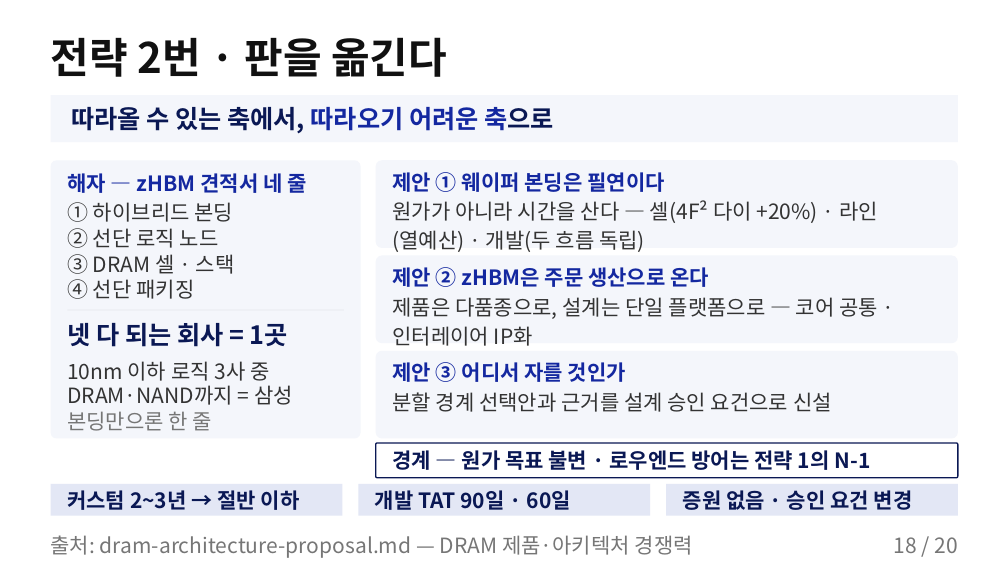
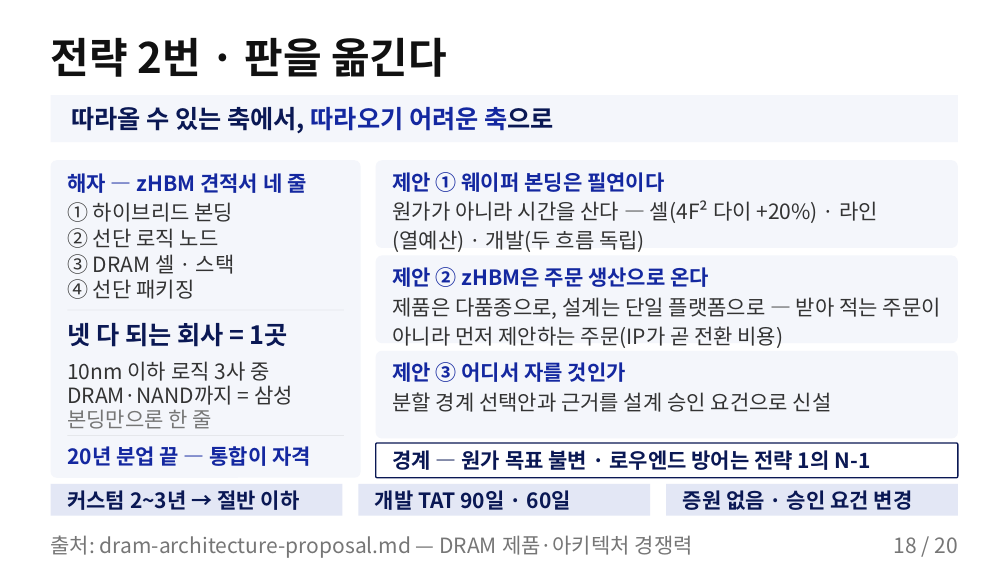
Before and after one commit to k31001/action-learning, a slide deck: slide 18 of outputs/presentation/storyline-common-overview.pptx. Drawn at 1008x567 pixels with LibreOffice and Linux fonts; fonts in the diff are those of the drawing. Boxes give left, top, right and bottom in pixels: in the first picture for what was removed or moved away, otherwise in the second. Text is boxed around its words. In the diff, an @@ line names an element or a change of style, - is before the commit and + after.

```diff
--- a/outputs/presentation/storyline-common-overview.pptx
+++ b/outputs/presentation/storyline-common-overview.pptx
@@ rounded rectangle: place and size @@
-rounded rectangle at bbox=[51, 160, 361, 439]
+rounded rectangle at bbox=[51, 160, 361, 478]
@@ rounded rectangle at bbox=[51, 160, 361, 478]: proportions changed @@
@@ text at bbox=[392, 297, 941, 348]: text changed @@
-제품은 다품종으로, 설계는 단일 플랫폼으로 — 코어 공통 · 인터레이어 IP화
+제품은 다품종으로, 설계는 단일 플랫폼으로 — 받아 적는 주문이 아니라 먼저 제안하는 주문(IP가 곧 전환 비용)
@@ line added from (67, 436) to (344, 436), #E5E7EB 0.75 pt @@
@@ text added at bbox=[67, 446, 311, 466], 20 pt, text #1428A0, bold @@
+20년 분업 끝 — 통합이 자격
```
Also in this commit, not shown: 1 other slide changed, 3 other files.
